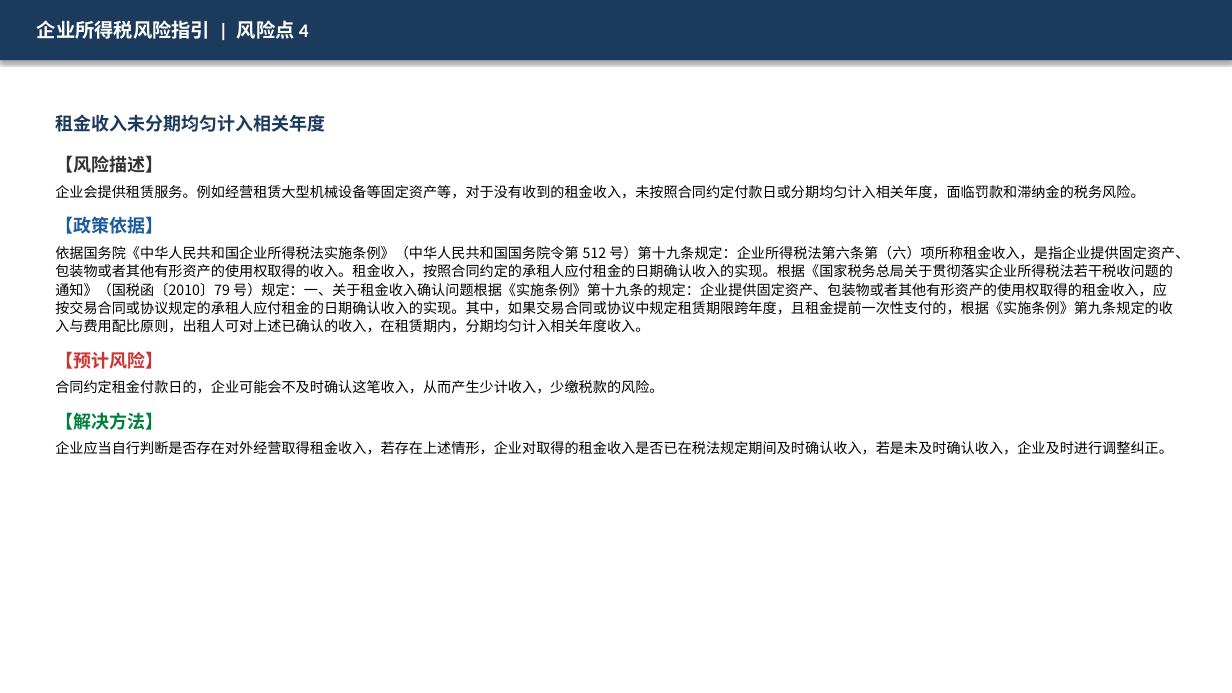
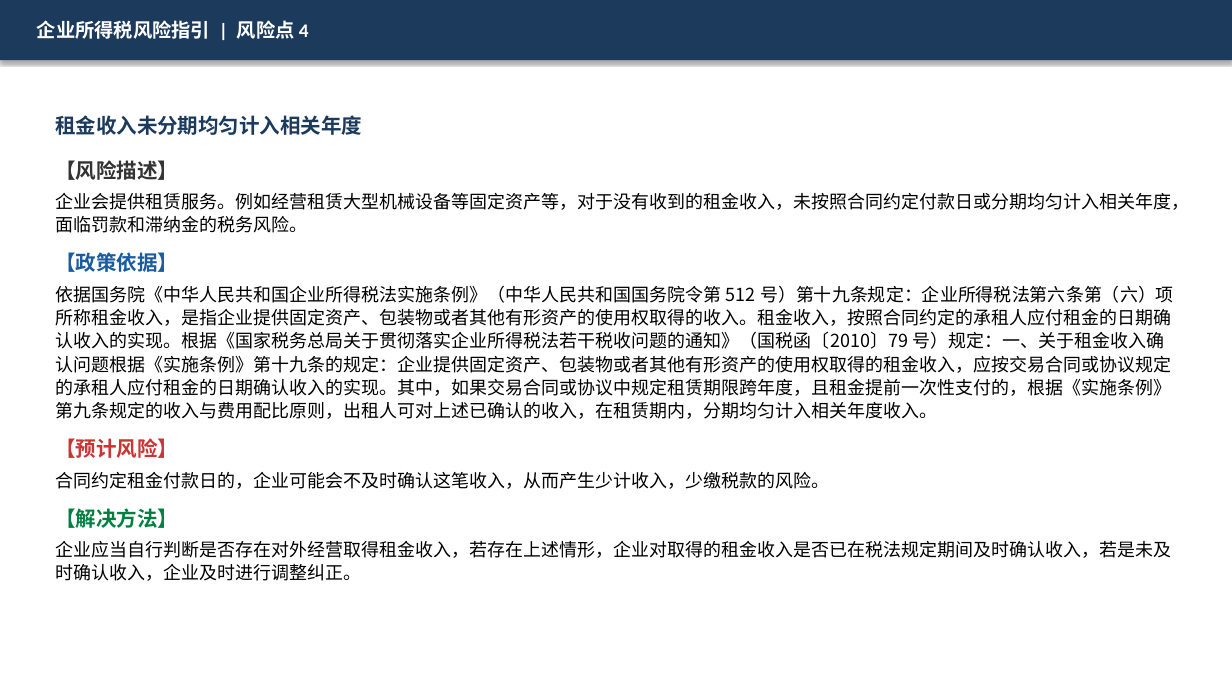
Before and after one commit to SlainTroyard/ppt, a slide deck: slide 5 of ppts_output_v3/02_企业所得税风险指引.pptx. Drawn at 1232x693 pixels with LibreOffice and Linux fonts; fonts in the diff are those of the drawing. Boxes give left, top, right and bottom in pixels: in the first picture for what was removed or moved away, otherwise in the second. Text is boxed around its words. In the diff, an @@ line names an element or a change of style, - is before the commit and + after.

```diff
--- a/ppts_output_v3/02_企业所得税风险指引.pptx
+++ b/ppts_output_v3/02_企业所得税风险指引.pptx
@@ text "租金收入未分期均匀计入相关年度" at bbox=[55, 115, 1189, 581]: size 14 to 16 pt in "租金收入未分期均匀计入相关年度", "【风险描述】", "【政策依据】", "【预计风险】" and 1 more places; size 11 to 14 pt; line spacing 18.2pt to 20.8pt; line spacing 14.3pt to 18.2pt @@
```
Also in this commit, not shown: 87 other slides changed, 20 other files.
